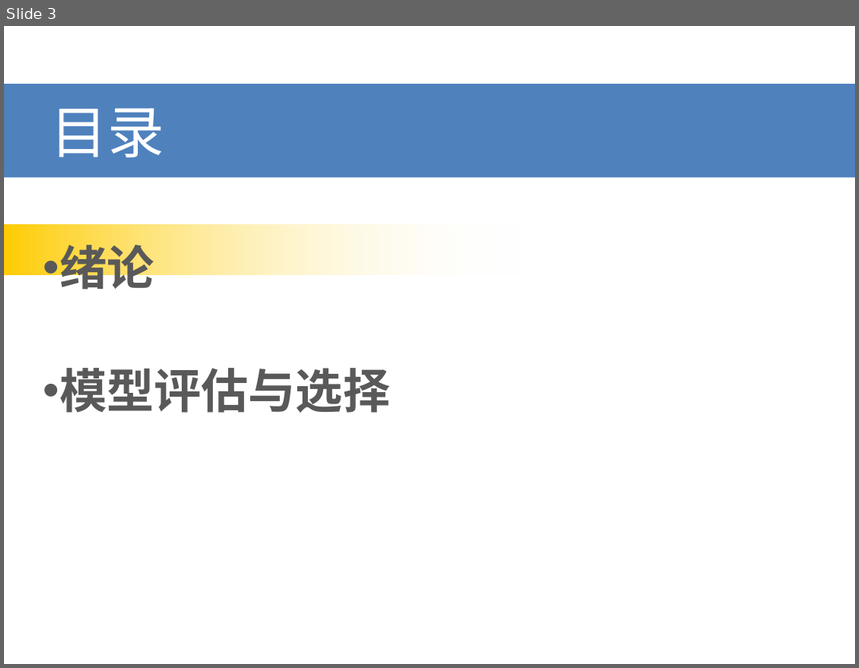
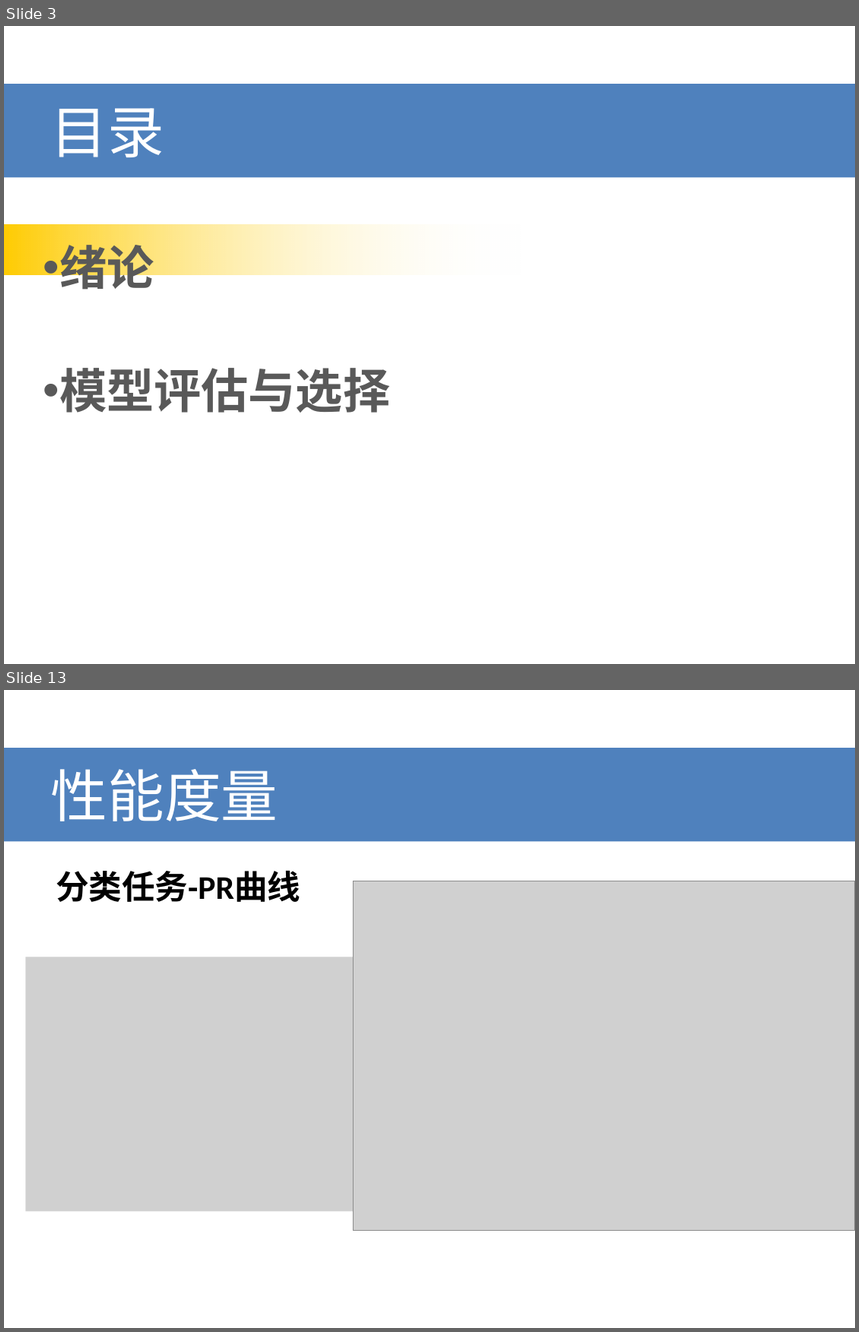
Before and after one commit to bayud/machine_learning_zzh, a slide deck: 机器学习(周志华)系列分享.pptx. Shown one above the other, each under a label of ours: slide 3 before the commit, slides 3 and 13 after it; the slides between them are not shown. The pictures are 859x668 and 859x1332 pixels, drawn with LibreOffice and Linux fonts; fonts in the diff are those of the drawing; grey boxes stand for pictures. Boxes give left, top, right and bottom in pixels: in the first picture for what was removed or moved away, otherwise in the second. Text is boxed around its words. In the diff, an @@ line names an element or a change of style, - is before the commit and + after.

```diff
--- a/机器学习(周志华)系列分享.pptx
+++ b/机器学习(周志华)系列分享.pptx
@@ slide 13 added at (4, 690, 855, 1328), background #FFFFFF @@
@@ title added at (4, 748, 855, 841), fill #4F81BD, 48 pt, text #FFFFFF @@
+性能度量
@@ text added at (56, 871, 300, 902), 28 pt, text #000000, bold @@
+分类任务-PR曲线
@@ picture added at (353, 881, 855, 1230) @@
@@ picture added at (25, 958, 367, 1212) @@
```
Also in this commit, not shown: 2 slides changed, 18 other slides added, 14 slides removed.
